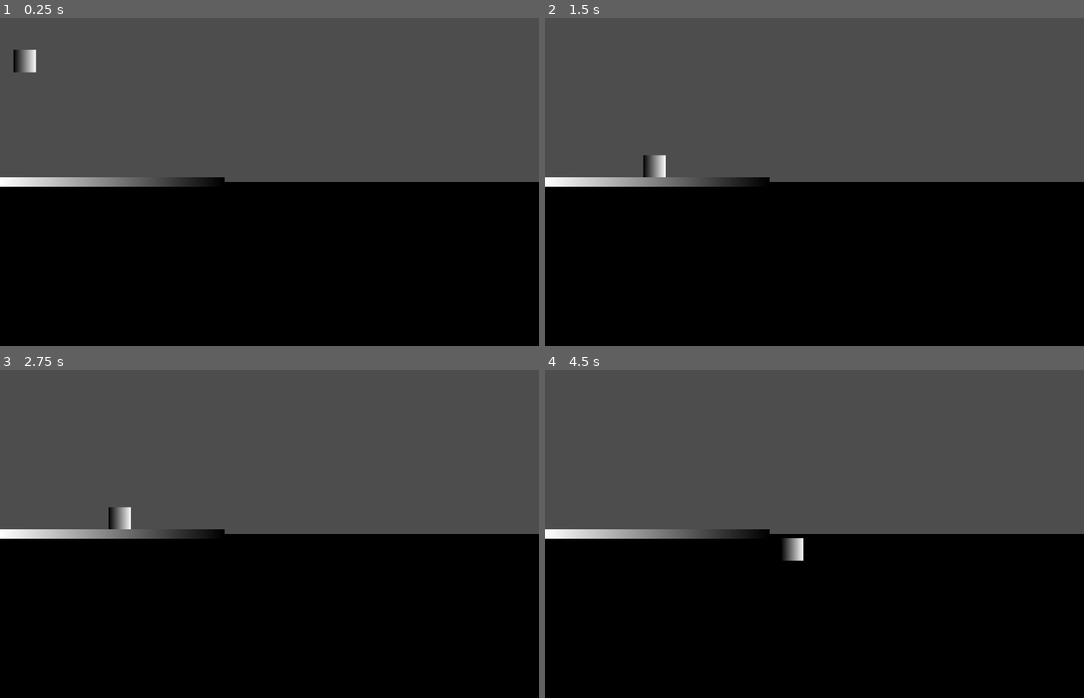
Above: before the commit, frames 1-4 (two rows, left to right).
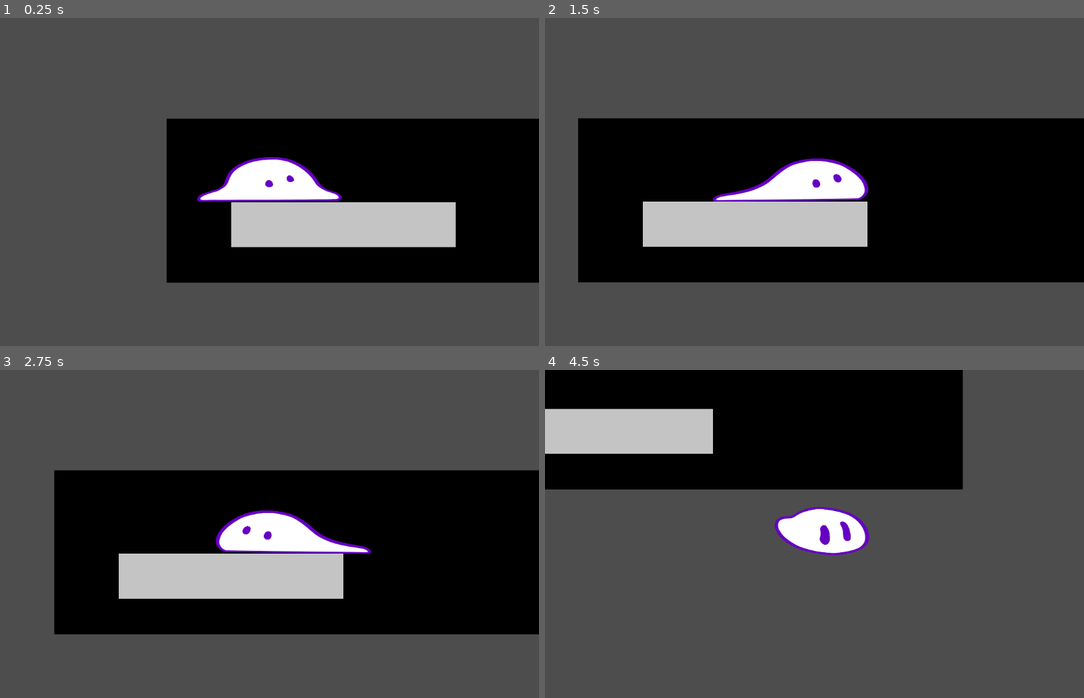
Above: after the commit, the same moments.

Repository: Globs-United/Project
Game: Godot game, scene res://lvl1.tscn
The game is run twice, just before and just after one commit, with the same random seed, the same clock (stepped at 60 frames per second) and the same inputs. Before the commit the project starts from res://node_2d.tscn.
Inputs:
- Up to frame 1 (0.25 s): no input
- Up to frame 2 (1.5 s): hold Right (moveRight) from 0.53 s (still down); tap Space (jump) at 0.77 s
- Up to frame 3 (2.75 s): tap Space (jump) at 1.52 s; release Right (moveRight) at 2.03 s; hold Left (moveLeft) from 2.03 s (still down)
- Up to frame 4 (4.5 s): release Left (moveLeft) at 2.78 s; hold Right (moveRight) 2.78-4.28 s; tap Space (jump) at 3.02, 3.77 s; hold Left (moveLeft) from 4.28 s (still down)

The runs differ from the first frame. In frame 1, 50% of the frame differs, in the area x 0-100%, y 9-100%; in frame 2, 47%; in frame 3, 48%; in frame 4, 80%, in the area x 0-100%, y 0-100%.

Commit message:
Project boots up into the lvl1.tscn
You can open the node_2d.tscn from Scene→Open Scene→node_2d.tscn

Diff:
--- a/project.godot
+++ b/project.godot
@@ -11,7 +11,7 @@
 [application]
 
 config/name="GDU"
-run/main_scene="uid://c8cicg3xt0mk8"
+run/main_scene="uid://bgvo0sua3mcnq"
 config/features=PackedStringArray("4.4", "GL Compatibility")
 config/icon="res://icon.svg"
 
